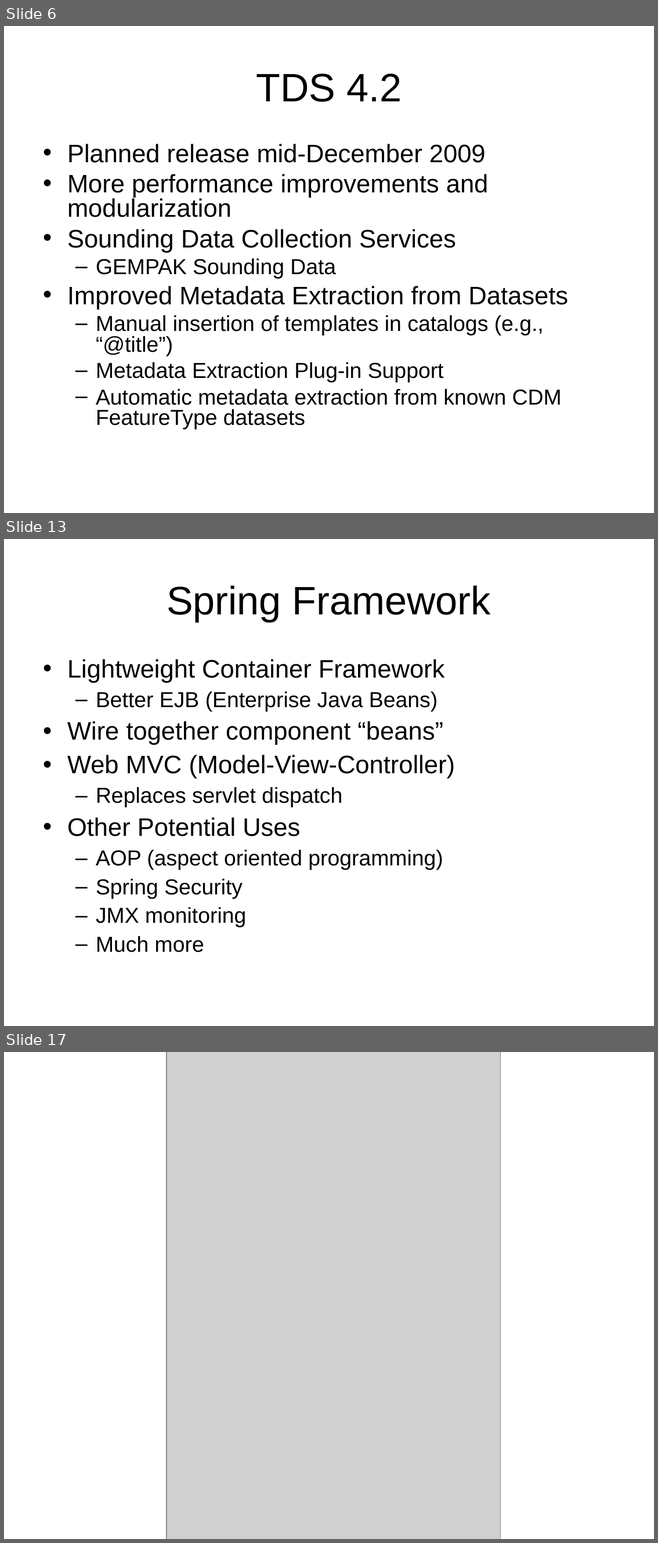
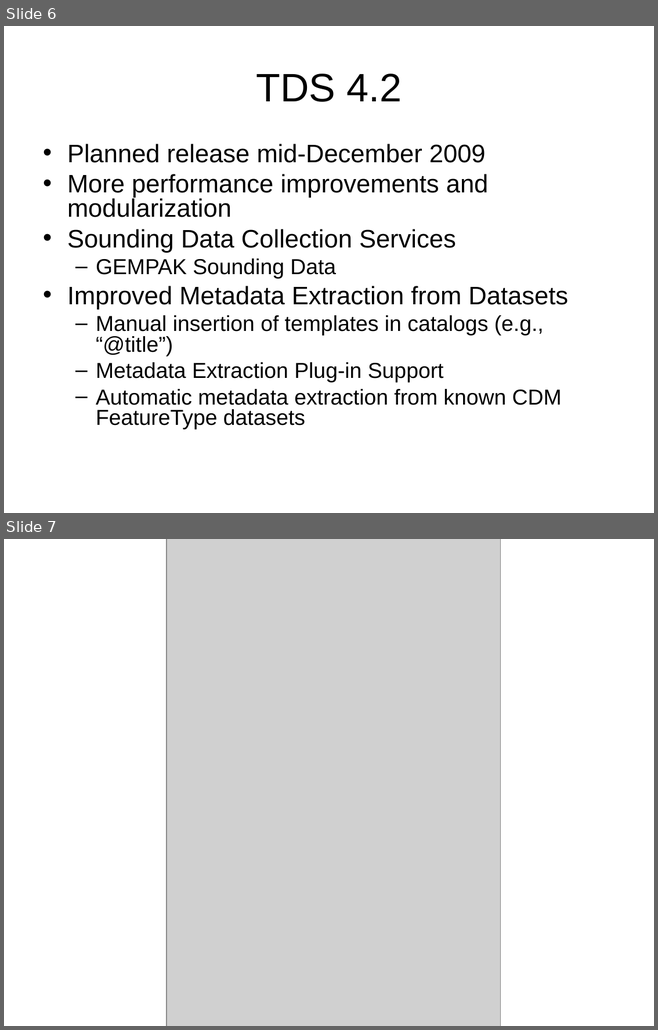
Before and after one commit to ooici-eoi/THREDDS, a slide deck: docs/web/thredds/tech/tutorial/TDS4.ppt. Shown one above the other, each under a label of ours: slides 6, 13 and 17 before the commit, slides 6 and 7 after it; the slides between them are not shown. The pictures are 658x1543 and 658x1030 pixels, drawn with LibreOffice and Linux fonts; fonts in the diff are those of the drawing; grey boxes stand for pictures; background and template pictures are left out. Boxes give left, top, right and bottom in pixels: in the first picture for what was removed or moved away, otherwise in the second. Text is boxed around its words. In the diff, an @@ line names an element or a change of style, - is before the commit and + after.

```diff
--- a/docs/web/thredds/tech/tutorial/TDS4.ppt
+++ b/docs/web/thredds/tech/tutorial/TDS4.ppt
@@ slide 13 removed at (4,539,654,1026), background picture (left out) @@
@@ title removed at (166,585,491,622) @@
-Spring Framework
@@ text removed at (67,659,455,953) @@
-• Lightweight Container Framework
-  – Better EJB (Enterprise Java Beans)
-• Wire together component “beans”
-• Web MVC (Model-View-Controller)
-  – Replaces servlet dispatch
-• Other Potential Uses
-  – AOP (aspect oriented programming)
-  – Spring Security
-  – JMX monitoring
-  – Much more
@@ what was slide 17 is now slide 7 @@
```
Also in this commit, not shown: 9 other slides removed, 2 other files.
